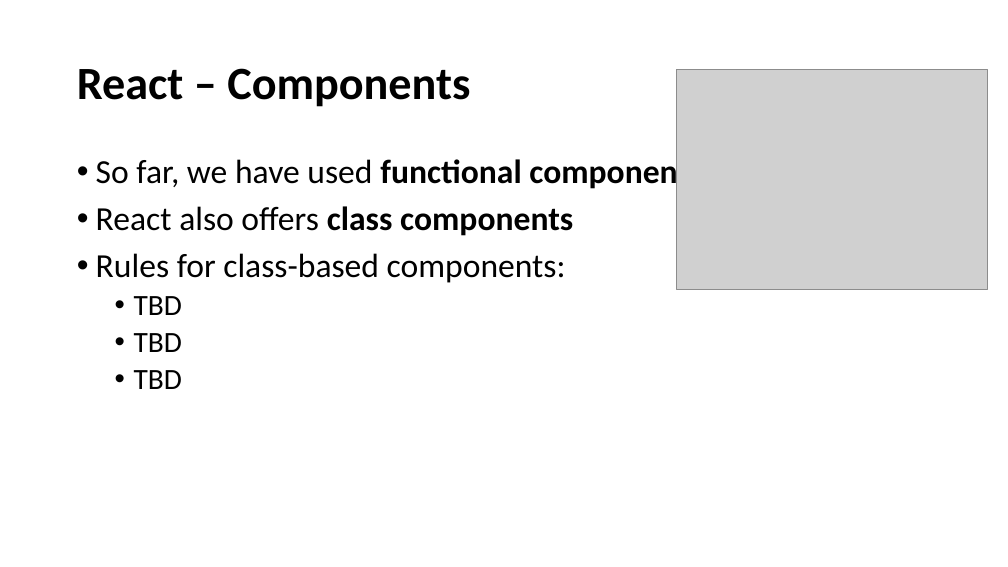
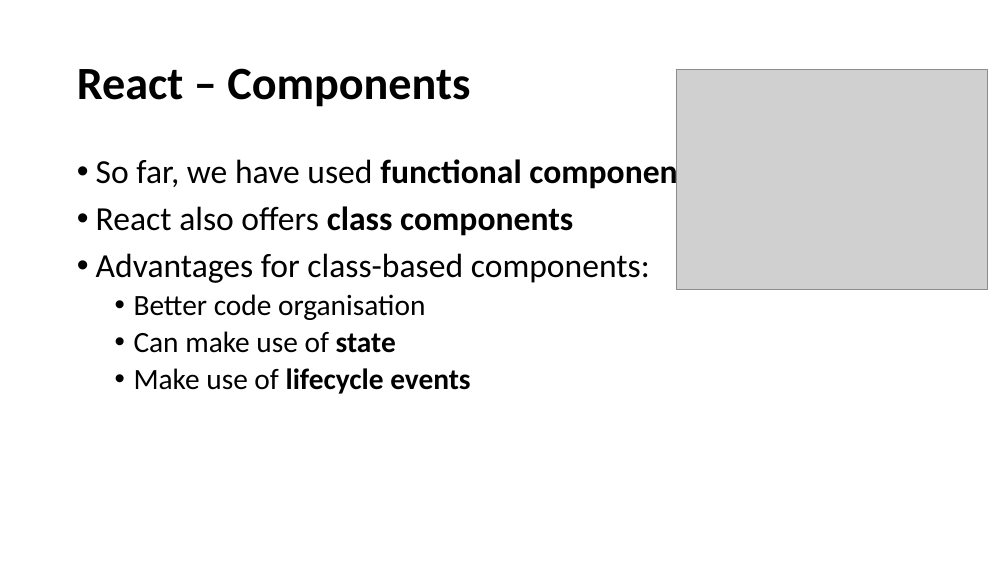
Before and after one commit to perl-easj/WebProg, a slide deck: slide 34 of 50_React/React.pptx. Drawn at 1008x567 pixels with LibreOffice and Linux fonts; fonts in the diff are those of the drawing; grey boxes stand for pictures. Boxes give left, top, right and bottom in pixels: in the first picture for what was removed or moved away, otherwise in the second. Text is boxed around its words. In the diff, an @@ line names an element or a change of style, - is before the commit and + after.

Commit message:
Added material to 50_React

```diff
--- a/50_React/React.pptx
+++ b/50_React/React.pptx
@@ text at (96, 253, 650, 394): text changed; size 32 to 28 pt @@
-• Rules for class-based components:
-  • TBD
-  • TBD
-  • TBD
+• Advantages for class-based components:
+  • Better code organisation
+  • Can make use of state
+  • Make use of lifecycle events
```
Also in this commit, not shown: 11 slides added, 3 other files.
